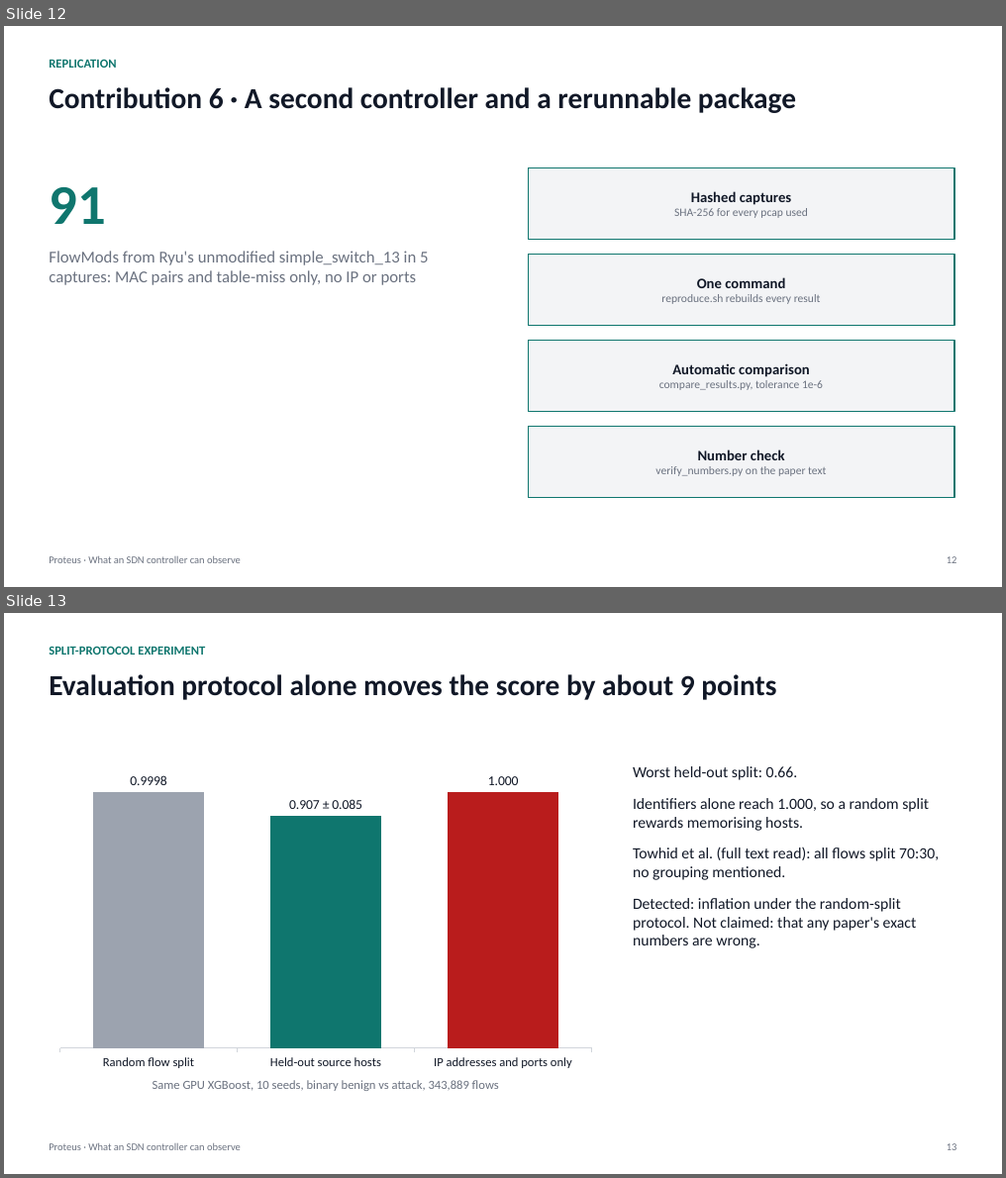
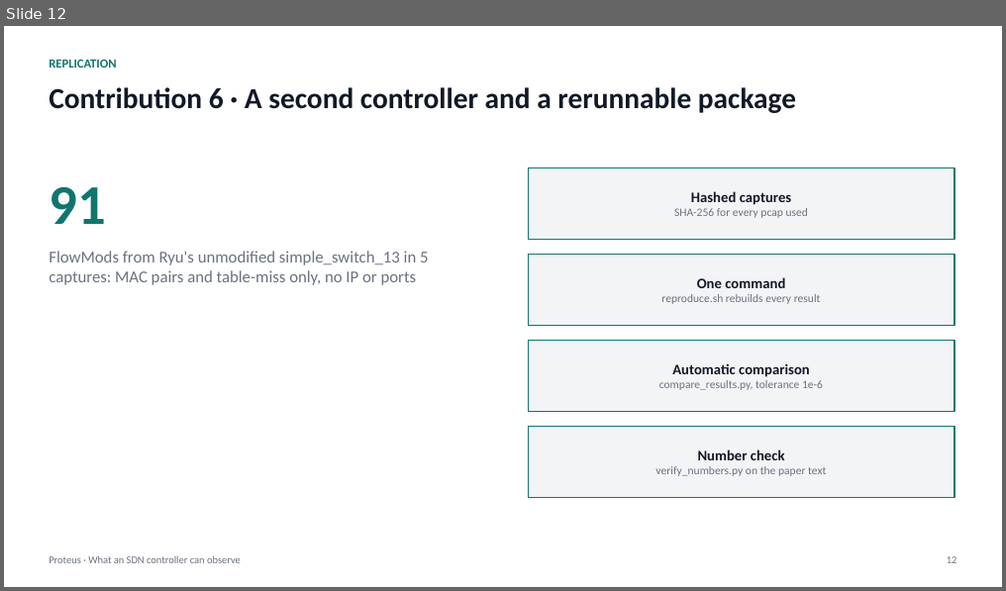
Before and after one commit to adhyan-jain/Proteus, a slide deck: research/insdn_controller/PRESENTATION.pptx. Shown one above the other, each under a label of ours: slides 12 and 13 before the commit, slide 12 after it. The pictures are 1006x1178 and 1006x591 pixels, drawn with LibreOffice and Linux fonts; fonts in the diff are those of the drawing. Boxes give left, top, right and bottom in pixels: in the first picture for what was removed or moved away, otherwise in the second. Text is boxed around its words. In the diff, an @@ line names an element or a change of style, - is before the commit and + after.

Commit message:
Deck: two-dataset split audit, published-paper protocol table, known-vs-new contributions (16 slides)

```diff
--- a/research/insdn_controller/PRESENTATION.pptx
+++ b/research/insdn_controller/PRESENTATION.pptx
@@ slide 13 removed at (4,613,1002,1174), background #FFFFFF @@
@@ text removed at (49,646,205,655) @@
-SPLIT-PROTOCOL EXPERIMENT
@@ text removed at (49,674,776,700) @@
-Evaluation protocol alone moves the score by about 9 points
@@ column chart removed at (49,748,603,1077) @@
-categories: Random flow split, Held-out source hosts, IP addresses and ports only
-Series 1: 100, 91, 100
@@ text removed at (633,766,939,949) @@
-Worst held-out split: 0.66.
-Identifiers alone reach 1.000, so a random split rewards memorising hosts.
-Towhid et al. (full text read): all flows split 70:30, no grouping mentioned.
-Detected: inflation under the random-split protocol. Not claimed: that any paper's exact numbers are wrong.
@@ text removed at (152,1080,499,1091) @@
-Same GPU XGBoost, 10 seeds, binary benign vs attack, 343,889 flows
@@ text removed at (49,1144,241,1151) @@
-Proteus · What an SDN controller can observe
@@ text removed at (946,1144,957,1151) @@
-13
```
Also in this commit, not shown: 2 slides changed, 3 slides added, 1 other slide removed, 1 other file.
